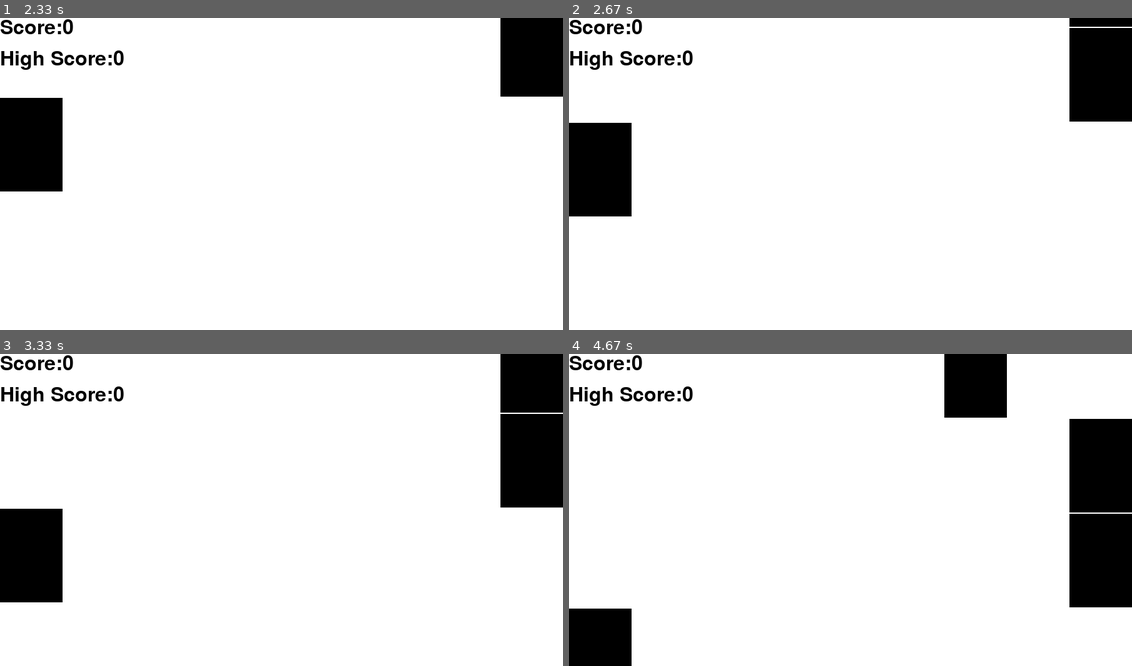
Above: before the commit, frames 1-4 (two rows, left to right).
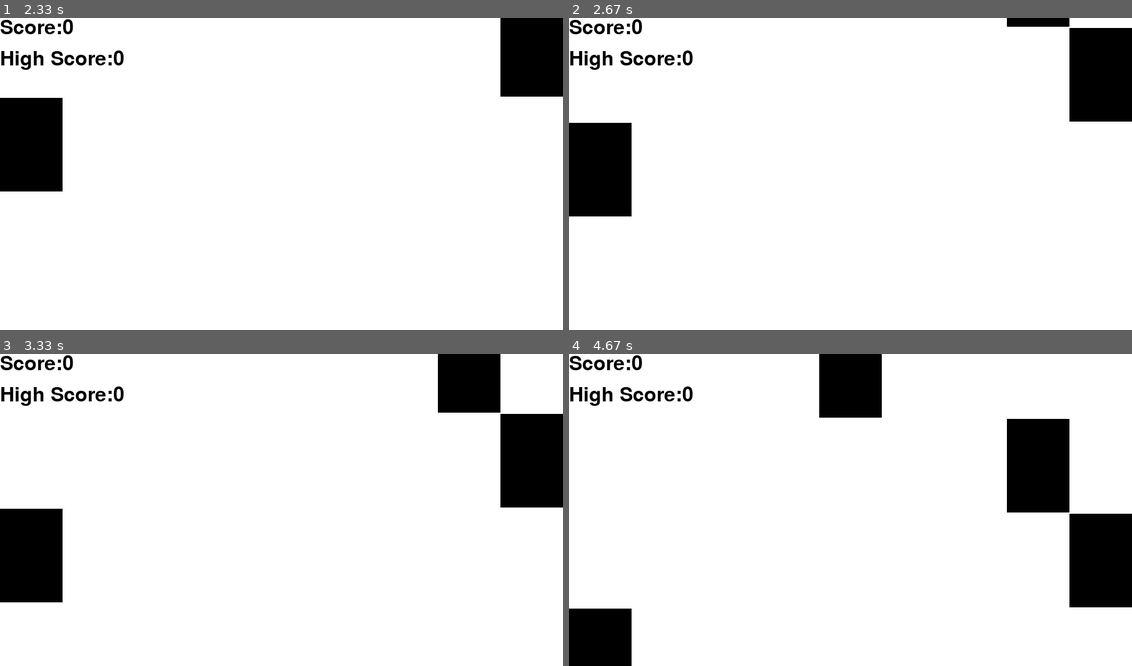
Above: after the commit, the same moments.

Repository: HarleyReimels/Py-Game-Auto-Clicker
Game: pygame game, started from main.py
The game is run twice, just before and just after one commit, with the same random seed, the same clock (stepped at 60 frames per second) and the same inputs.
Inputs:
- Up to frame 1 (2.33 s): no input
- Up to frame 2 (2.67 s): no input
- Up to frame 3 (3.33 s): no input
- Up to frame 4 (4.67 s): no input

Frame 1 is identical in both runs. In frame 2, 0.6% of the frame differs, in the area x 77-100%, y 0-3%; in frame 3, 4.2%; in frame 4, 11%, in the area x 44-100%, y 0-51%.

Commit message:
Added comments, added challenge mode

Diff:
--- a/main.py
+++ b/main.py
@@ -1,9 +1,10 @@
 import pygame
 import os
 import random
+import keyboard
+import pyautogui
+import time
 from black_rect import Black_Rect
-pygame.init()
-
 # Screen size
 WIDTH, HEIGHT = 900, 500
 # Establish a window
@@ -19,6 +20,12 @@
 BLOCK_WIDTH, BLOCK_HEIGHT = 100, 150
 STARTING_Y = BLOCK_HEIGHT * -1
 
+# Hard Mode - Faster Tiles
+HARD_MODE = True
+
+# Number of Tiles
+TILES = 5
+
 # Title
 pygame.display.set_caption("First Game")
 font = pygame.font.Font('freesansbold.ttf', 32)
@@ -27,17 +34,19 @@
 
 def draw(all_rects, score, hi_score):
 
+    # Set background color
+    WIN.fill(WHITE)
 
     # Sets the font, and colors for score
     score = font.render(f"Score:{str(score)}", True, BLACK, WHITE)
     score_rect = score.get_rect()
 
+    # Sets the font, and colors for hi-score
     hi_score = font.render(f"High Score:{str(hi_score)}", True, BLACK, WHITE)
     hi_score_rect = hi_score.get_rect()
     hi_score_rect.y = 50
 
-    # Set background color
-    WIN.fill(WHITE)
+    # Draw them on screen
     WIN.blit(score, score_rect)
     WIN.blit(hi_score, hi_score_rect)
 
@@ -53,20 +62,23 @@
 
 # Generates Random X position
 def rand_x():
+    return random.randrange(0, 900, 100)
 
-    return random.randrange(0, 900, 100)
 
 def main():
 
-    # Create a rectangle object
-    # Possible alternative - Use for loop in range to create these objects and append to all_rects
-    black_rect_0 = Black_Rect(VEL, rand_x(), STARTING_Y, BLOCK_WIDTH, BLOCK_HEIGHT, WIN)
-    black_rect_1 = Black_Rect(VEL, rand_x(), black_rect_0.y - BLOCK_HEIGHT -2, BLOCK_WIDTH, BLOCK_HEIGHT, WIN)
-    black_rect_2 = Black_Rect(VEL, rand_x(), black_rect_1.y - BLOCK_HEIGHT -2, BLOCK_WIDTH, BLOCK_HEIGHT, WIN)
-    black_rect_3 = Black_Rect(VEL, rand_x(), black_rect_2.y - BLOCK_HEIGHT-2, BLOCK_WIDTH, BLOCK_HEIGHT, WIN)
-    black_rect_4 = Black_Rect(VEL, rand_x(), black_rect_3.y - BLOCK_HEIGHT -2, BLOCK_WIDTH, BLOCK_HEIGHT, WIN)
-    black_rect_5 = Black_Rect(VEL, rand_x(), black_rect_4.y - BLOCK_HEIGHT -2, BLOCK_WIDTH, BLOCK_HEIGHT, WIN)
-    all_rects = [black_rect_0, black_rect_1, black_rect_2, black_rect_3, black_rect_4, black_rect_5]
+    # Create a list to hold all the rectangle objects
+    all_rects = []
+    # For loop to control how many tiles we want to create
+    for rect in range(0, TILES):
+        if len(all_rects) == 0:
+            # Create a rectangle object if list is empty
+            new_rect = Black_Rect(VEL, rand_x(), STARTING_Y, BLOCK_WIDTH, BLOCK_HEIGHT, WIN)
+        else:
+            # Create a rectangle object with a higher starting y value than the rectangle before it
+            new_rect = Black_Rect(VEL, rand_x(), all_rects[rect-1].y - BLOCK_HEIGHT - 2, BLOCK_WIDTH, BLOCK_HEIGHT, WIN)
+        all_rects.append(new_rect)
+
     # Controlls Score
     score = 0
     hi_score = 0
@@ -89,8 +101,7 @@
             # Resetting the rectangle to the top, should try destroying it
             if event.type == pygame.MOUSEBUTTONDOWN:
                 mouse_pos = pygame.mouse.get_pos()
-                print(mouse_pos)
-
+               #  print(mouse_pos)
                 # Every rectangle in all rects
                 for rect in all_rects:
                     # If a successful mouseclick and has not already been clicked
@@ -99,7 +110,6 @@
                         score += 1
                         # Change clicked to True
                         rect.clicked = True
-
 
        # For every rectangle in all_rects
         for rect in all_rects:
@@ -119,7 +129,9 @@
                 rect.clicked = False
 
                 # Below is challange mode
-                # rect.velocity += 1
+                if HARD_MODE == True:
+                    if rect.velocity < 7:
+                        rect.velocity += 1
 
         if score > hi_score:
             hi_score = score
